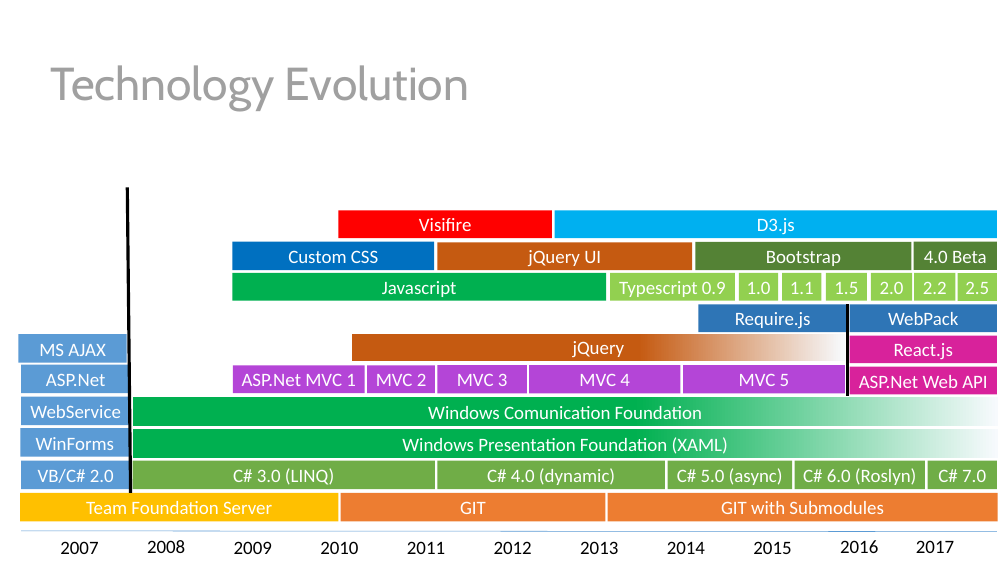
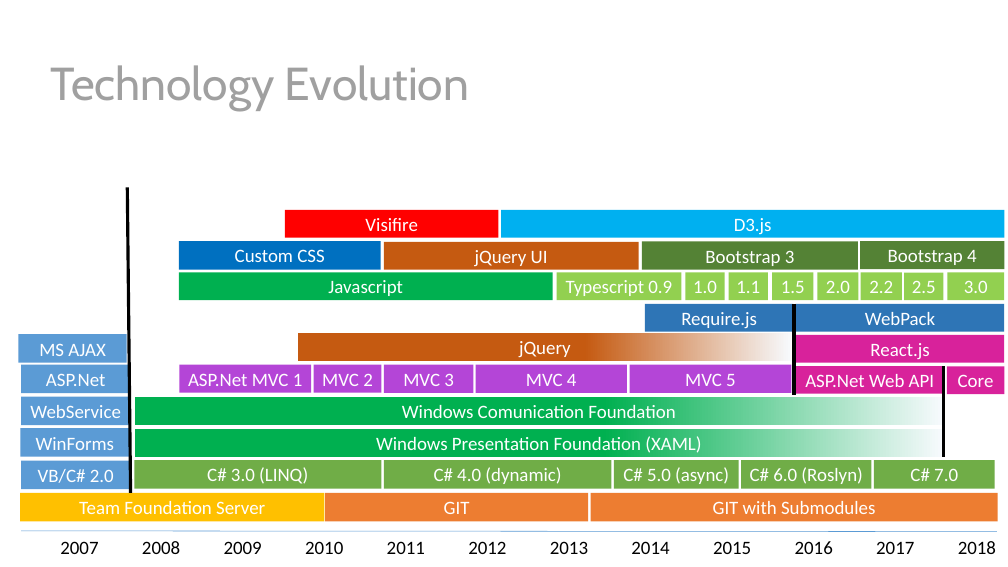
Before and after one commit to signumsoftware/docs, a slide deck: slide 12 of Signum Framework Introduction.pptx. Drawn at 1008x567 pixels with LibreOffice and Linux fonts; fonts in the diff are those of the drawing. Boxes give left, top, right and bottom in pixels: in the first picture for what was removed or moved away, otherwise in the second. Text is boxed around its words. In the diff, an @@ line names an element or a change of style, - is before the commit and + after.

```diff
--- a/Signum Framework Introduction.pptx
+++ b/Signum Framework Introduction.pptx
@@ rectangle "D3.js": place and size @@
-rectangle "D3.js" at box(555, 210, 997, 238)
+rectangle "D3.js" at box(501, 210, 1005, 238)
@@ 23 rectangles, 1 line: place and size @@
-23 rectangles, 1 line at box(232, 210, 997, 489)
+23 rectangles, 1 line at box(179, 210, 944, 488)
@@ text in rectangle at box(705, 250, 795, 266): text changed @@
-Bootstrap
+Bootstrap 3
@@ rectangle "Bootstrap 4": place and size @@
-rectangle "Bootstrap 4" at box(914, 242, 997, 270)
+rectangle "Bootstrap 4" at box(861, 241, 1005, 269)
@@ text in rectangle at box(888, 250, 977, 265): text changed @@
-4.0 Beta
+Bootstrap 4
@@ rectangle added at box(948, 272, 1004, 300), fill #92D050, 18 pt, text #FFFFFF @@
+3.0
@@ rectangle "WebPack": place and size @@
-rectangle "WebPack" at box(850, 305, 997, 333)
+rectangle "WebPack" at box(796, 304, 1004, 332)
@@ rectangle "React.js": place and size @@
-rectangle "React.js" at box(850, 336, 997, 364)
+rectangle "React.js" at box(796, 335, 1004, 363)
@@ line added from (944, 366) to (944, 457), #000000 3 pt @@
@@ rectangle added at box(947, 367, 1004, 395), fill #D8229B, 18 pt, text #FFFFFF @@
+Core
@@ rectangle "Windows Comunication Foundation": place and size @@
-rectangle "Windows Comunication Foundation" at box(133, 397, 999, 426)
+rectangle "Windows Comunication Foundation" at box(135, 397, 944, 426)
@@ rectangle "Windows Presentation Foundation (XAML)": place and size @@
-rectangle "Windows Presentation Foundation (XAML)" at box(133, 430, 999, 458)
+rectangle "Windows Presentation Foundation (XAML)" at box(135, 429, 944, 457)
@@ rectangle "C# 3.0 (LINQ)": place and size @@
-rectangle "C# 3.0 (LINQ)" at box(133, 461, 436, 489)
+rectangle "C# 3.0 (LINQ)" at box(135, 460, 382, 488)
@@ rectangle "C# 7.0": place and size @@
-rectangle "C# 7.0" at box(928, 461, 997, 489)
+rectangle "C# 7.0" at box(874, 460, 995, 488)
@@ rectangle "Team Foundation Server": place and size @@
-rectangle "Team Foundation Server" at box(20, 493, 339, 522)
+rectangle "Team Foundation Server" at box(20, 493, 324, 522)
@@ rectangle "GIT": place and size @@
-rectangle "GIT" at box(341, 493, 606, 522)
+rectangle "GIT" at box(325, 493, 588, 522)
@@ rectangle "GIT with Submodules": place and size @@
-rectangle "GIT with Submodules" at box(608, 493, 998, 522)
+rectangle "GIT with Submodules" at box(591, 493, 997, 522)
@@ text "2008": place and size @@
-text "2008" at box(147, 540, 185, 553)
+text "2008" at box(142, 541, 180, 554)
@@ text "2009": place and size @@
-text "2009" at box(234, 541, 272, 554)
+text "2009" at box(224, 541, 262, 554)
@@ text "2010": place and size @@
-text "2010" at box(320, 541, 358, 554)
+text "2010" at box(305, 541, 343, 554)
@@ text "2011": place and size @@
-text "2011" at box(407, 541, 445, 554)
+text "2011" at box(387, 541, 425, 554)
@@ text "2012": place and size @@
-text "2012" at box(494, 541, 532, 554)
+text "2012" at box(468, 541, 506, 554)
@@ text "2013": place and size @@
-text "2013" at box(580, 541, 618, 554)
+text "2013" at box(550, 541, 588, 554)
@@ text "2014": place and size @@
-text "2014" at box(667, 541, 705, 554)
+text "2014" at box(631, 541, 669, 554)
@@ text "2015": place and size @@
-text "2015" at box(753, 541, 791, 554)
+text "2015" at box(713, 541, 751, 554)
@@ text "2016": place and size @@
-text "2016" at box(840, 540, 878, 553)
+text "2016" at box(795, 541, 833, 554)
@@ text "2017": place and size @@
-text "2017" at box(916, 540, 954, 553)
+text "2017" at box(876, 541, 914, 554)
@@ text added at box(958, 541, 996, 554), 18 pt, text #000000 @@
+2018
```
Also in this commit, not shown: 2 other slides changed, 1 slide removed.
